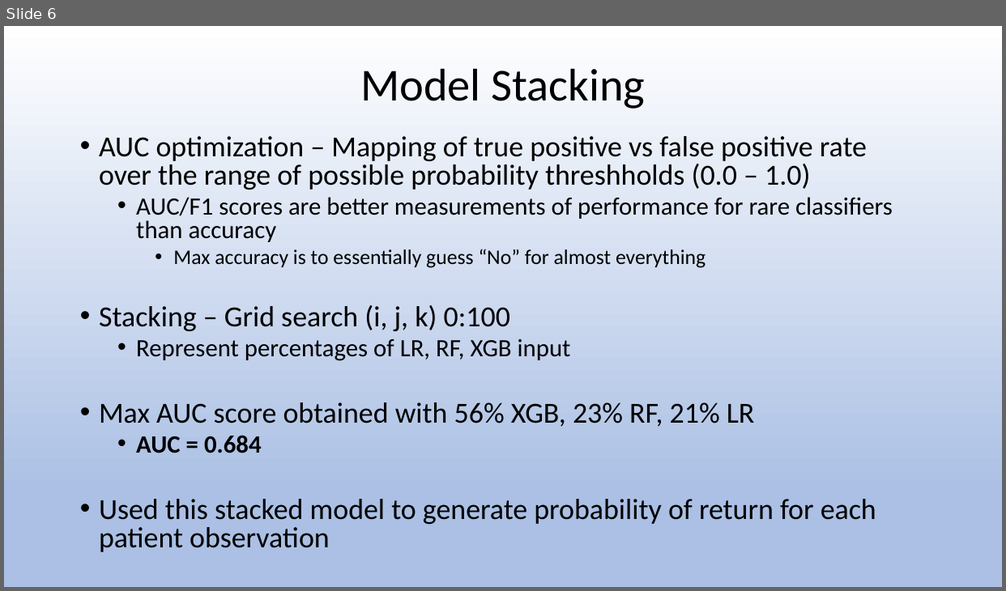
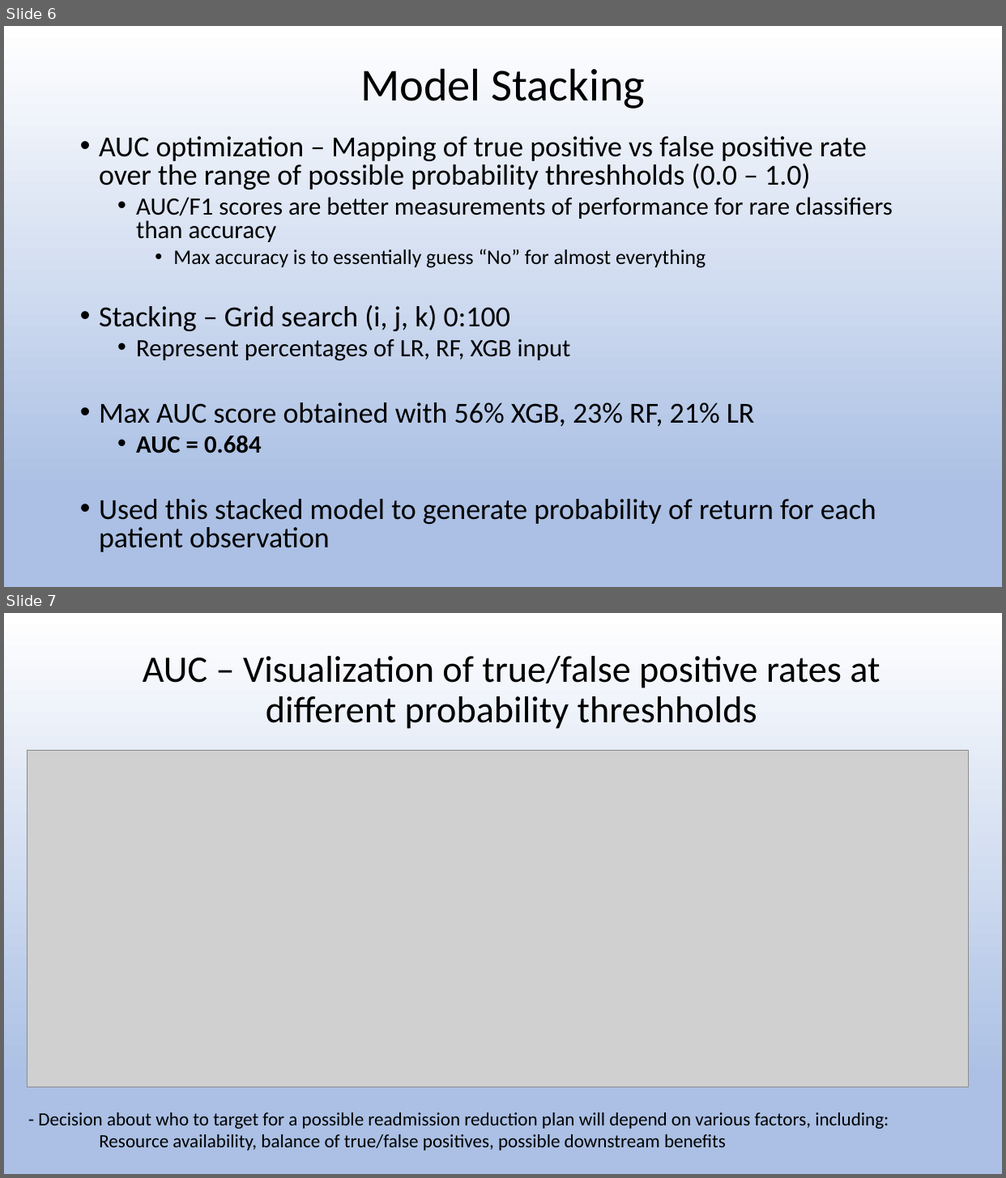
Before and after one commit to tinyboxes/healthcare_capstone, a slide deck: Dave/Modeling.pptx. Shown one above the other, each under a label of ours: slide 6 before the commit, slides 6 and 7 after it. The pictures are 1006x591 and 1006x1178 pixels, drawn with LibreOffice and Linux fonts; fonts in the diff are those of the drawing; grey boxes stand for pictures. Boxes give left, top, right and bottom in pixels: in the first picture for what was removed or moved away, otherwise in the second. Text is boxed around its words. In the diff, an @@ line names an element or a change of style, - is before the commit and + after.

```diff
--- a/Dave/Modeling.pptx
+++ b/Dave/Modeling.pptx
@@ slide 7 added at [4,613,1002,1174], background gradient #FFFFFF to #ABC0E4 to #C7D5ED @@
@@ title added at [143,656,880,729], 36 pt, text #000000 @@
+AUC – Visualization of true/false positive rates at different probability threshholds
@@ picture added at [27,751,968,1088] @@
@@ text added at [38,1113,889,1151], 18 pt, text #000000 @@
+- Decision about who to target for a possible readmission reduction plan will depend on various factors, including:
+Resource availability, balance of true/false positives, possible downstream benefits
```
Also in this commit, not shown: 4 other slides added.
